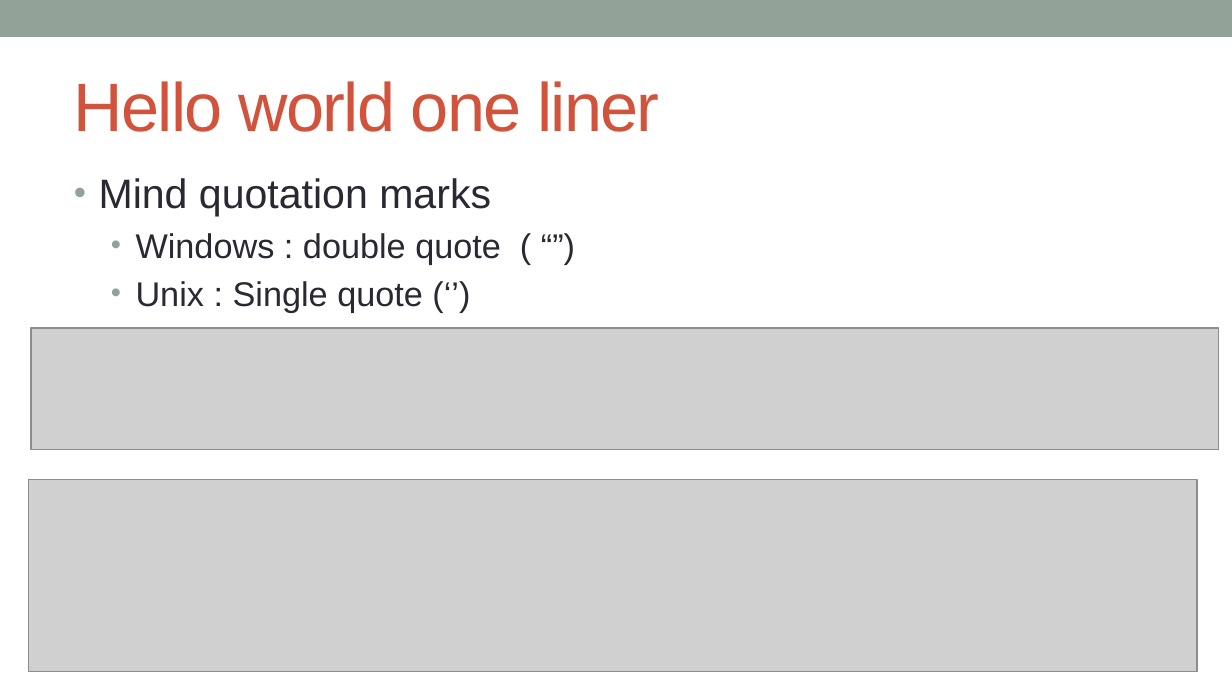
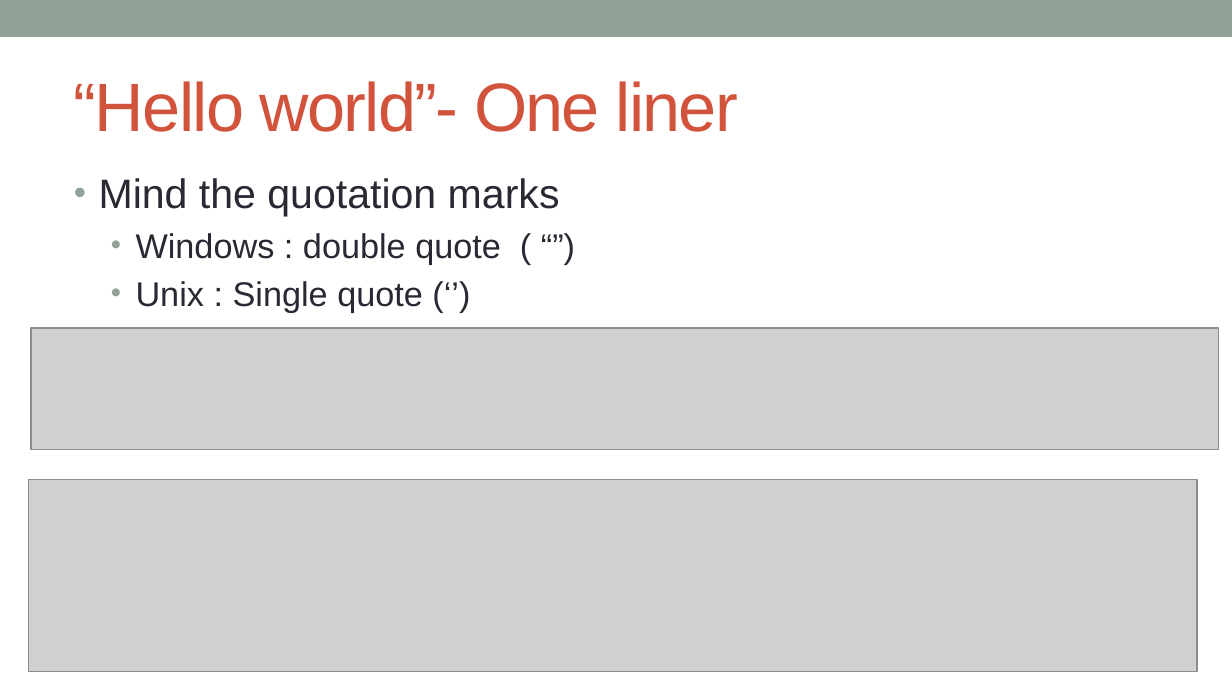
Before and after one commit to kanhu-pcr-code/bioinfo-PERL-course, a slide deck: slide 17 of PPTs/Getting_stared_with_perl.pptx. Drawn at 1232x693 pixels with LibreOffice and Linux fonts; fonts in the diff are those of the drawing; grey boxes stand for pictures. Boxes give left, top, right and bottom in pixels: in the first picture for what was removed or moved away, otherwise in the second. Text is boxed around its words. In the diff, an @@ line names an element or a change of style, - is before the commit and + after.

```diff
--- a/PPTs/Getting_stared_with_perl.pptx
+++ b/PPTs/Getting_stared_with_perl.pptx
@@ title at (74, 81, 738, 132): text changed @@
-Hello world one liner
+“Hello world”- One liner
@@ text at (99, 178, 560, 217): text changed @@
-• Mind quotation marks
+• Mind the quotation marks
```
Also in this commit, not shown: 5 other slides changed, 1 slide added, 13 other files.
